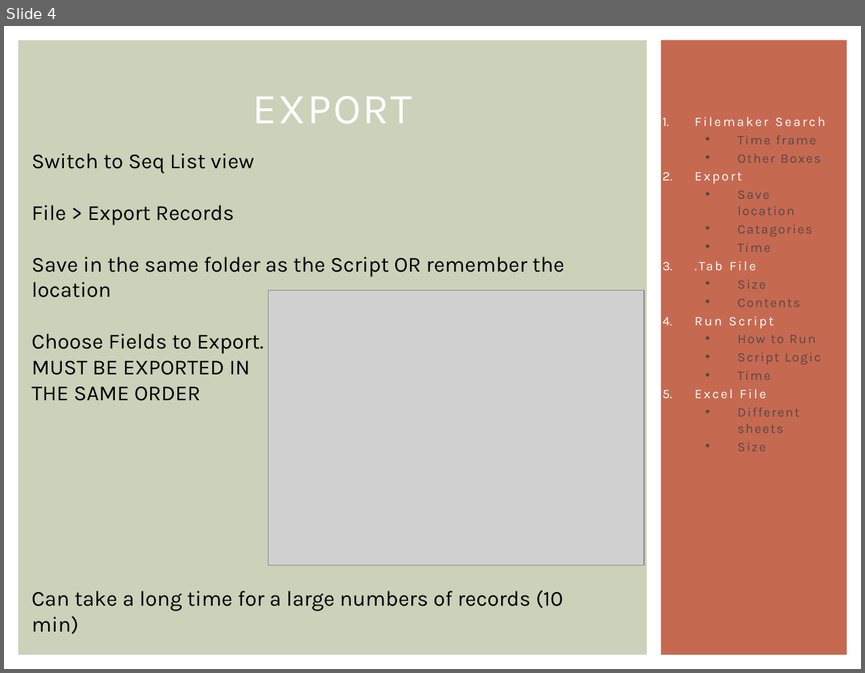
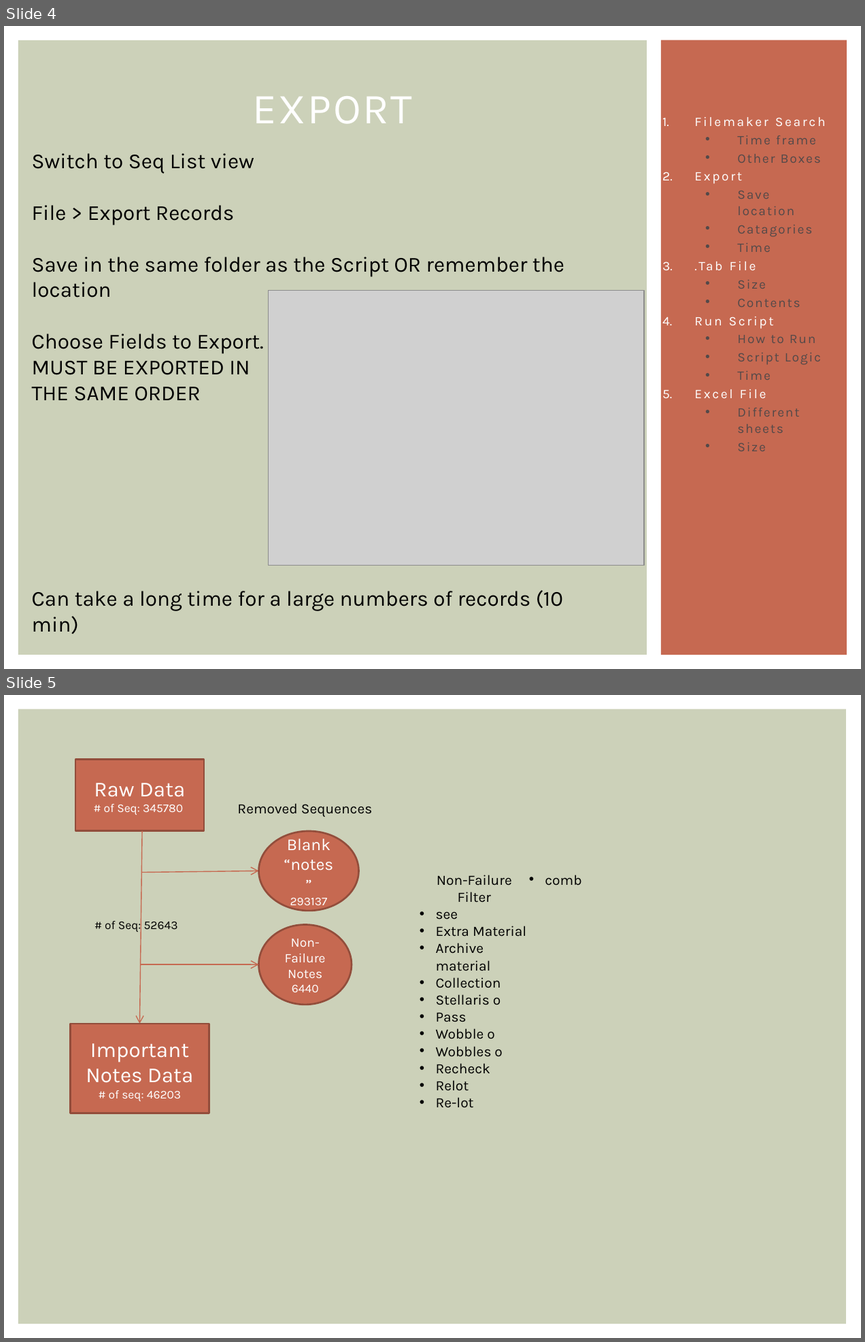
Before and after one commit to cwfergus/failureproject, a slide deck: Presentation/failurelistpres.pptx. Shown one above the other, each under a label of ours: slide 4 before the commit, slides 4 and 5 after it. The pictures are 865x673 and 865x1342 pixels, drawn with LibreOffice and Linux fonts; fonts in the diff are those of the drawing; grey boxes stand for pictures. Boxes give left, top, right and bottom in pixels: in the first picture for what was removed or moved away, otherwise in the second. Text is boxed around its words. In the diff, an @@ line names an element or a change of style, - is before the commit and + after.

Commit message:
Updated my powerpoint presentation

```diff
--- a/Presentation/failurelistpres.pptx
+++ b/Presentation/failurelistpres.pptx
@@ slide 5 added at <box>4,695,861,1338</box>, background #FFFFFF @@
@@ rectangle added at <box>18,709,847,1324</box>, fill #CCD1B9 @@
@@ rectangle added at <box>75,759,204,830</box>, fill #C66951, outline #924E3C 1.5 pt, 10 pt, text #FFFFFF @@
+Raw Data
+# of Seq: 345780
@@ text added at <box>237,803,372,817</box>, 12 pt, text #000000 @@
+Removed Sequences
@@ arrow added from (142, 831) to (139, 1023), #C66951 0.79 pt @@
@@ ellipse added at <box>258,831,359,911</box>, fill #C66951, outline #924E3C 1.5 pt, 14 pt, text #FFFFFF @@
+Blank “notes”
+293137
@@ arrow added from (142, 872) to (258, 870), #C66951 0.79 pt @@
@@ text added at <box>436,875,526,1108</box>, 12 pt, text #000000 @@
+Non-Failure Filter
+• see
+• Extra Material
+• Archive material
+• Collection
+• Stellaris o
+• Pass
+• Wobble o
+• Wobbles o
+• Recheck
+• Relot
+• Re-lot
+• comb
@@ text added at <box>105,918,178,932</box>, 10 pt, text #000000 @@
+# of Seq: 52643
@@ ellipse added at <box>258,925,351,1004</box>, fill #C66951, outline #924E3C 1.5 pt, 11 pt, text #FFFFFF @@
+Non-Failure Notes
+6440
@@ arrow added from (141, 964) to (258, 964), #C66951 0.79 pt @@
@@ rectangle added at <box>70,1023,209,1113</box>, fill #C66951, outline #924E3C 1.5 pt, 18 pt, text #FFFFFF @@
+Important Notes Data
+# of seq: 46203
```
Also in this commit, not shown: 2 other slides added.
